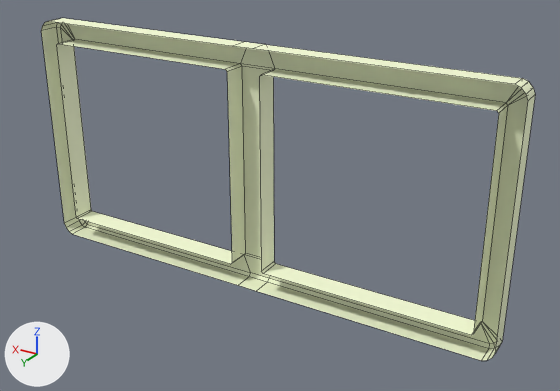
A saved change to the Blender file models/ingame/p1/sign_frames/sign_frame_2_wback.blend.
One viewpoint serves both versions: a 50 mm lens placed at (-54.8, 85.1, 39.3), pointed at (-4.6, 1.5, -2.5). The axes (+X, +Y, +Z) are drawn at lower left. The lights are the same throughout. Mesh edges are drawn as thin lines.

Objects in the first picture: 'sign_frame_2_wback_reference'.
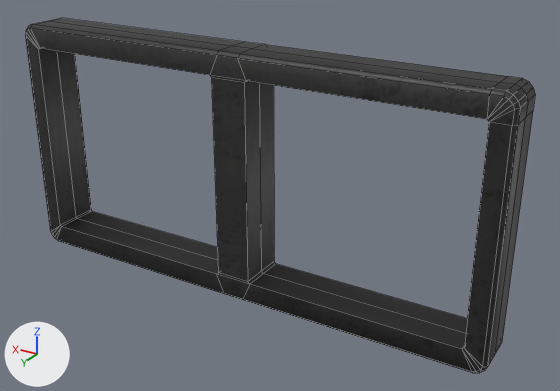
Commit message: Extend sign frame models

Pixel boxes (x1, y1, x2, y2) of what changed, in the pictures (560 x 391 px):
```json
{"object": "sign_frame_2_wback_reference", "change": "surface changed, reshaped, modifiers changed", "before": [41, 18, 535, 361], "after": [26, 18, 535, 373]}
{"part": 1, "of": "me_sign_frame_2_wback_reference", "change": "built on", "before": [254, 45, 535, 353], "after": [26, 21, 535, 373]}
```

Edits to the scene script, one JSON object a line:
```json
{"op": "add", "block": "img_sign_frame02_tga", "code": ["img_sign_frame02_tga = load_image('sign_frame02.tga', 'sign_frame02.tga', 512, 512, 'sRGB')"]}
{"op": "remove", "block": "mat_sign_frame02", "code": "mat_sign_frame02.base_color = (0.929, 0.989, 0.691)  # white #f7fed9"}
{"op": "set", "path": "mat_sign_frame02", "old": "diffuse_material('sign_frame02')", "new": "principled_material('sign_frame02')"}
{"op": "add", "block": "mat_sign_frame02", "code": "mat_sign_frame02.texture = img_sign_frame02_tga"}
{"block": "me_sign_frame_2_wback_reference", "where": "# used by ob_sign_frame_2_wback_reference; location = (0.0, 0.0, 0.0)"}
{"op": "remove", "block": "me_sign_frame_2_wback_reference", "code": "me_sign_frame_2_wback_reference.from_pydata(...)  # 92 vertices, 79 faces; spans x -36.3..36.3, y -0.5..3.0, z -17.6..17.6"}
{"op": "add", "block": "me_sign_frame_2_wback_reference", "code": "me_sign_frame_2_wback_reference.from_pydata(...)  # 158 vertices, 170 faces; spans x -36.3..36.3, y -0.5..6.5, z -17.6..17.6"}
{"block": "me_sign_frame_2_wback_reference", "change": "me_sign_frame_2_wback_reference part 1"}
{"block": "me_sign_frame_2_wback_reference", "change": "6 faces are deleted"}
{"block": "me_sign_frame_2_wback_reference", "change": "30 vertices are added at x -36.3..35.8, y -0.5..6.5, z -17.1..17.6"}
{"block": "me_sign_frame_2_wback_reference", "change": "20 new vertices lie (0.0, 3.0, 0.0) away from vertices in x -36.3..36.3, y 3.0, z -17.6..17.6"}
{"block": "me_sign_frame_2_wback_reference", "change": "16 new vertices lie (0.0, 3.5, 0.0) away from vertices in x -33.4..33.4, y 3.0, z -14.4..14.4"}
{"block": "me_sign_frame_2_wback_reference", "change": "97 new faces join them"}
{"op": "add", "block": "ob_sign_frame_2_wback_reference", "code": "_m = ob_sign_frame_2_wback_reference.modifiers.new('EdgeSplit', 'EDGE_SPLIT')"}
{"op": "add", "block": "ob_sign_frame_2_wback_reference", "code": "_m.use_edge_angle = False"}
```
